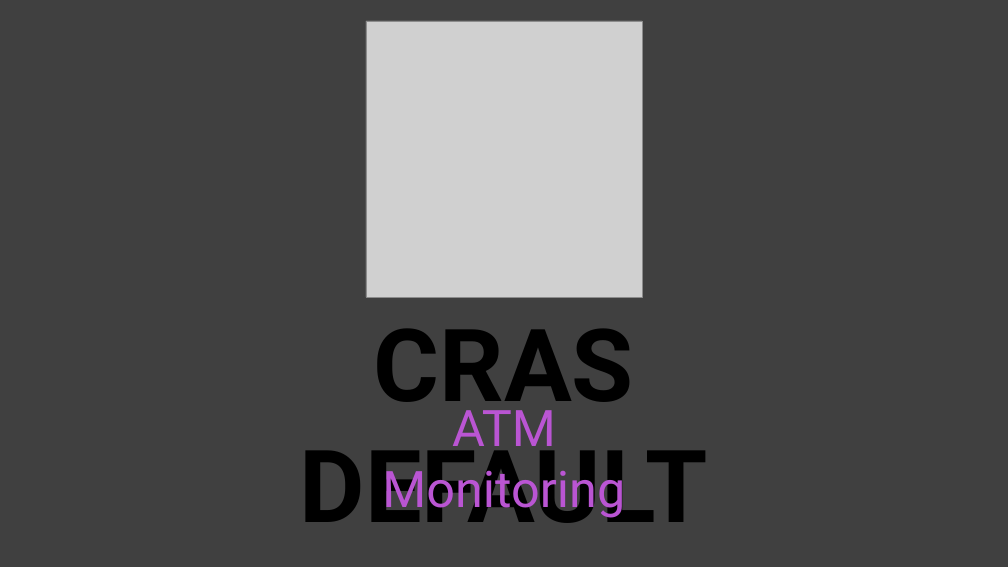
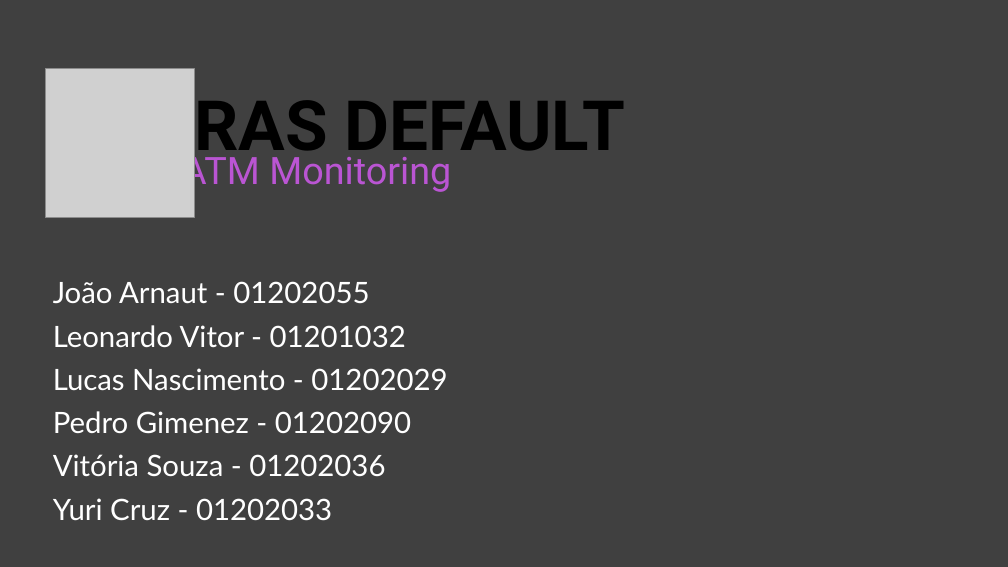
Before and after one commit to BandTec/CrasDefault-Grupo8, a slide deck: slide 1 of documentos/Apresentação.pptx. Drawn at 1008x567 pixels with LibreOffice and Linux fonts; fonts in the diff are those of the drawing; grey boxes stand for pictures. Boxes give left, top, right and bottom in pixels: in the first picture for what was removed or moved away, otherwise in the second. Text is boxed around its words. In the diff, an @@ line names an element or a change of style, - is before the commit and + after.

```diff
--- a/documentos/Apresentação.pptx
+++ b/documentos/Apresentação.pptx
@@ picture removed at box(366, 21, 642, 297) @@
@@ picture added at box(45, 69, 194, 218) @@
@@ text "CRAS DEFAULT": place and size @@
-text "CRAS DEFAULT" at box(300, 328, 708, 523)
+text "CRAS DEFAULT" at box(149, 87, 626, 166)
@@ text "CRAS DEFAULT" at box(149, 87, 626, 166): size 96 to 66 pt @@
@@ text "ATM Monitoring": place and size @@
-text "ATM Monitoring" at box(382, 400, 625, 518)
+text "ATM Monitoring" at box(182, 150, 451, 194)
@@ text "ATM Monitoring" at box(182, 150, 451, 194): size 48 to 36 pt @@
@@ text added at box(53, 281, 369, 303), 28 pt, text #FFFFFF @@
+João Arnaut - 01202055
@@ text added at box(53, 325, 406, 347), 28 pt, text #FFFFFF @@
+Leonardo Vitor - 01201032
@@ text added at box(53, 368, 447, 390), 28 pt, text #FFFFFF @@
+Lucas Nascimento - 01202029
@@ text added at box(53, 411, 411, 433), 28 pt, text #FFFFFF @@
+Pedro Gimenez - 01202090
@@ text added at box(53, 454, 385, 477), 28 pt, text #FFFFFF @@
+Vitória Souza - 01202036
@@ text added at box(53, 498, 332, 521), 28 pt, text #FFFFFF @@
+Yuri Cruz - 01202033
```
Also in this commit, not shown: 3 other slides changed, 1 slide added.
